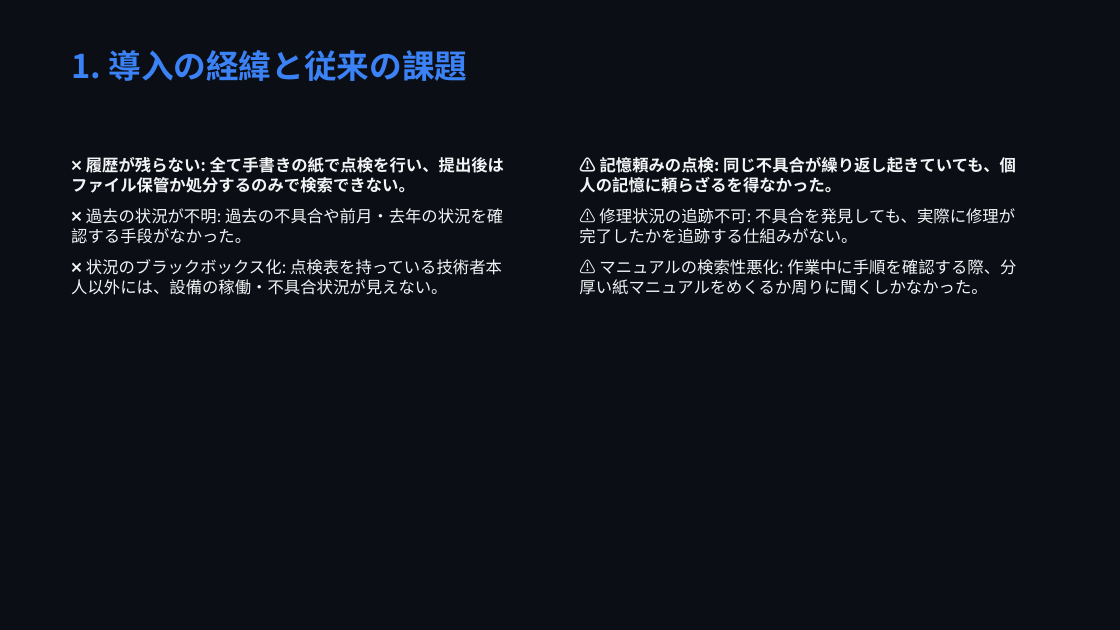
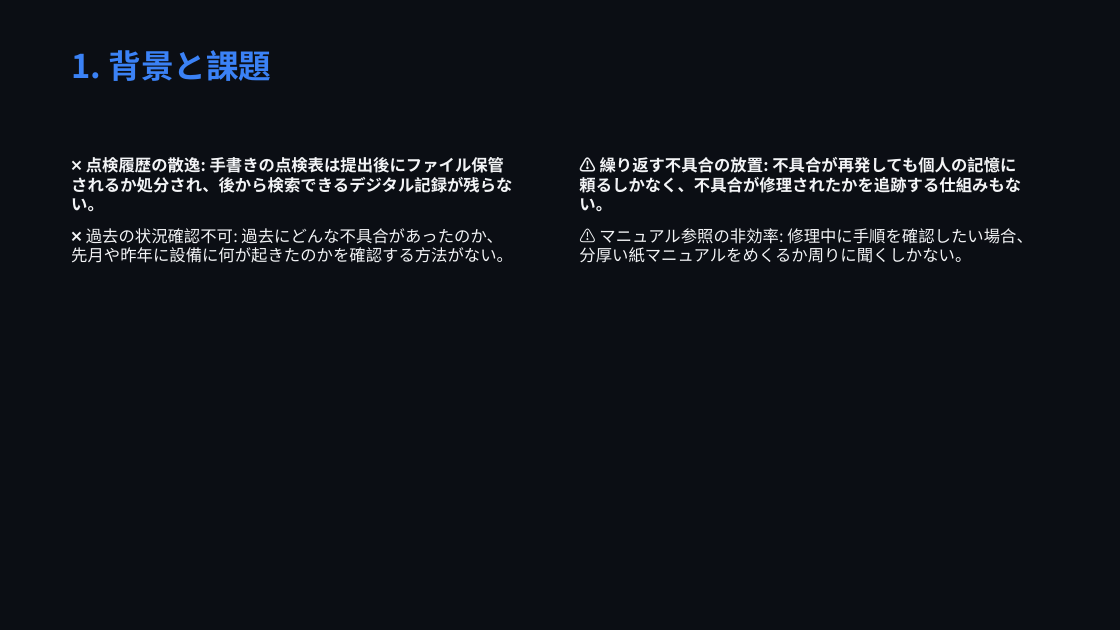
Before and after one commit to markjosephdsgatdula-dotcom/seibi-app-presentation, a slide deck: slide 2 of seibi_presentation.pptx. Drawn at 1120x630 pixels with LibreOffice and Linux fonts; fonts in the diff are those of the drawing. Boxes give left, top, right and bottom in pixels: in the first picture for what was removed or moved away, otherwise in the second. Text is boxed around its words. In the diff, an @@ line names an element or a change of style, - is before the commit and + after.

```diff
--- a/seibi_presentation.pptx
+++ b/seibi_presentation.pptx
@@ text at bbox=[71, 50, 271, 81]: text changed @@
-1. 導入の経緯と従来の課題
+1. 背景と課題
@@ text at bbox=[71, 157, 513, 263]: text changed; bold on @@
-❌ 履歴が残らない: 全て手書きの紙で点検を行い、提出後はファイル保管か処分するのみで検索できない。
-❌ 過去の状況が不明: 過去の不具合や前月・去年の状況を確認する手段がなかった。
-❌ 状況のブラックボックス化: 点検表を持っている技術者本人以外には、設備の稼働・不具合状況が見えない。
+❌ 点検履歴の散逸: 手書きの点検表は提出後にファイル保管されるか処分され、後から検索できるデジタル記録が残らない。
+❌ 過去の状況確認不可: 過去にどんな不具合があったのか、先月や昨年に設備に何が起きたのかを確認する方法がない。
@@ text at bbox=[579, 157, 1032, 263]: text changed; bold on @@
-⚠️ 記憶頼みの点検: 同じ不具合が繰り返し起きていても、個人の記憶に頼らざるを得なかった。
-⚠️ 修理状況の追跡不可: 不具合を発見しても、実際に修理が完了したかを追跡する仕組みがない。
-⚠️ マニュアルの検索性悪化: 作業中に手順を確認する際、分厚い紙マニュアルをめくるか周りに聞くしかなかった。
+⚠️ 繰り返す不具合の放置: 不具合が再発しても個人の記憶に頼るしかなく、不具合が修理されたかを追跡する仕組みもない。
+⚠️ マニュアル参照の非効率: 修理中に手順を確認したい場合、分厚い紙マニュアルをめくるか周りに聞くしかない。
```
Also in this commit, not shown: 7 other slides changed, 13 other files.
